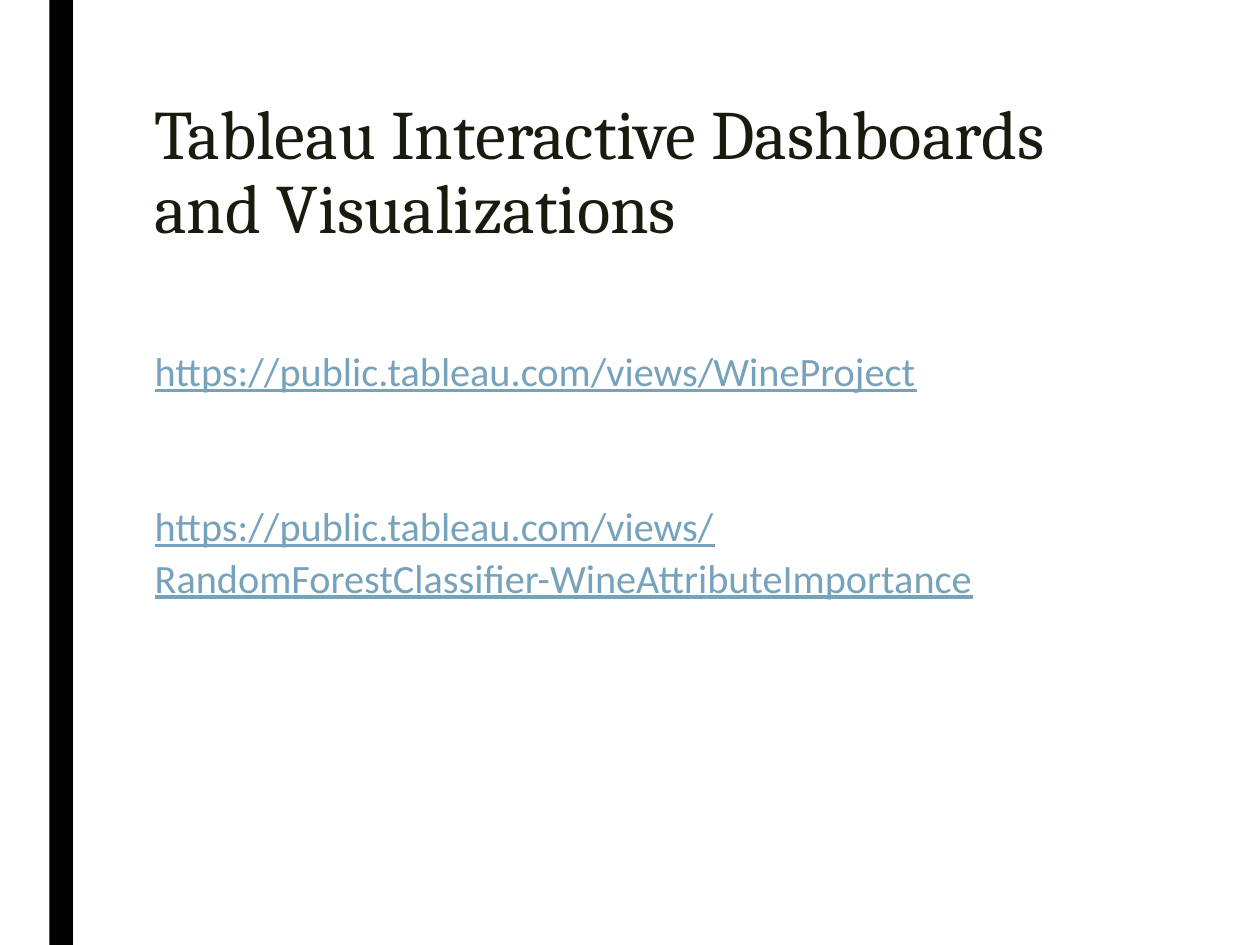
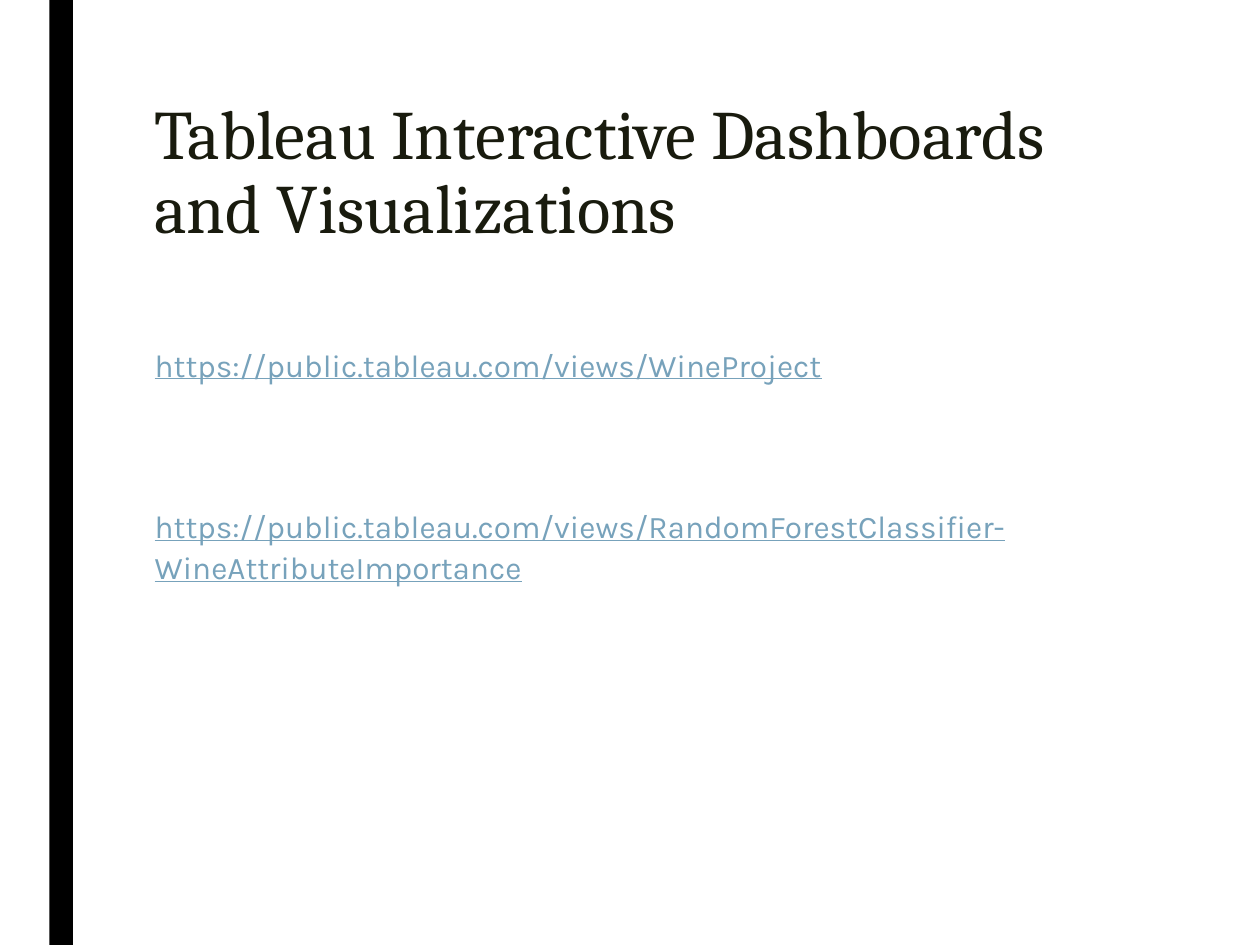
Before and after one commit to Bskinner633/Final-Project-Vino, a slide deck: slide 16 of Slide Show/Presentation_Final_Project_Team_Wine.pptx. Drawn at 1260x945 pixels with LibreOffice and Linux fonts; fonts in the diff are those of the drawing. Boxes give left, top, right and bottom in pixels: in the first picture for what was removed or moved away, otherwise in the second. Text is boxed around its words. In the diff, an @@ line names an element or a change of style, - is before the commit and + after.

Commit message:
Project Presentation - PPTX & PDF

```diff
--- a/Slide Show/Presentation_Final_Project_Team_Wine.pptx
+++ b/Slide Show/Presentation_Final_Project_Team_Wine.pptx
@@ text "https://public.tableau.com/views/WineProject" at (155,354,1005,587): size 23 to 18 pt, font Calibri to Karla @@
```
Also in this commit, not shown: 1 other file.
